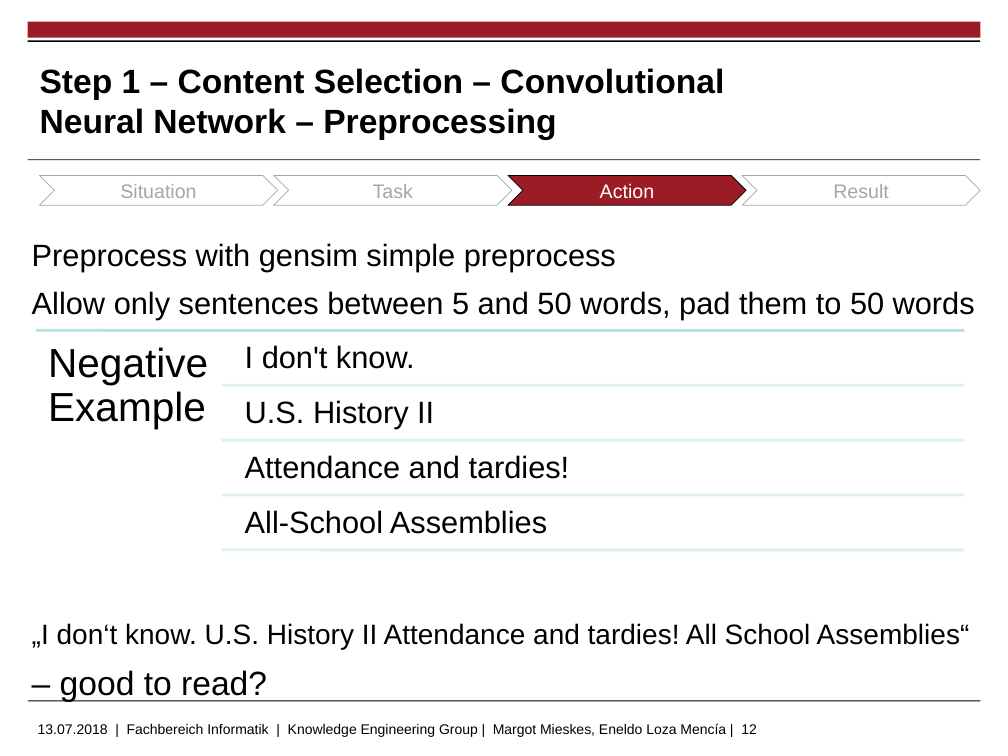
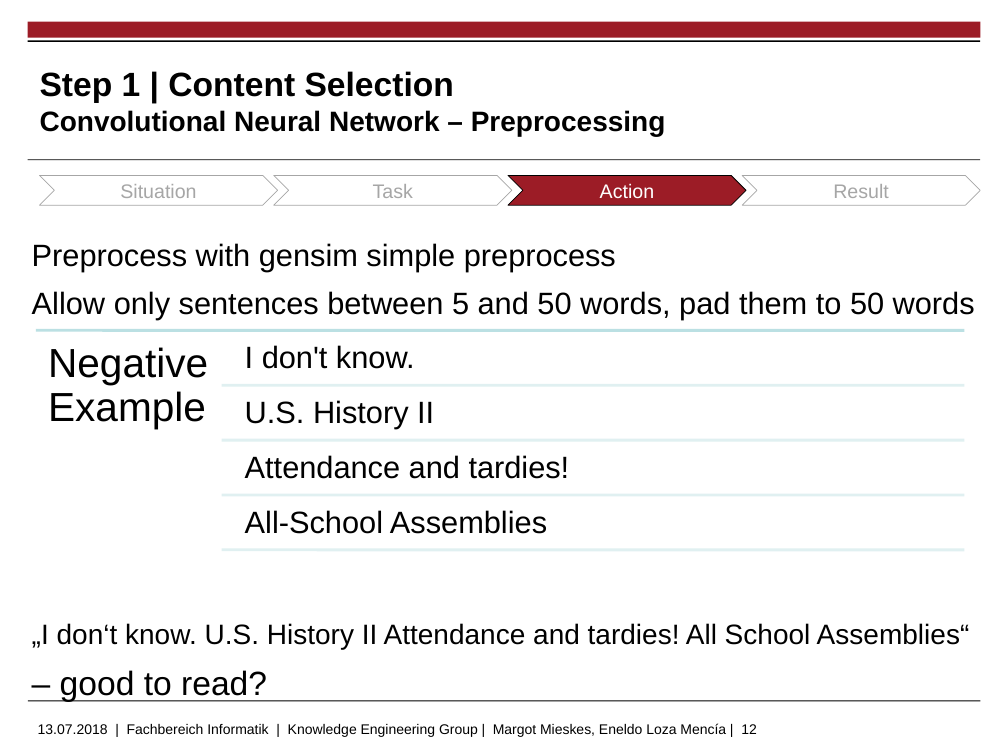
Before and after one commit to markushoehn/Auto_TextSum, a slide deck: slide 12 of presentation/20180713 Gruppe 5 - final.pptx. Drawn at 1008x756 pixels with LibreOffice and Linux fonts; fonts in the diff are those of the drawing; background and template pictures are left out. Boxes give left, top, right and bottom in pixels: in the first picture for what was removed or moved away, otherwise in the second. Text is boxed around its words. In the diff, an @@ line names an element or a change of style, - is before the commit and + after.

```diff
--- a/presentation/20180713 Gruppe 5 - final.pptx
+++ b/presentation/20180713 Gruppe 5 - final.pptx
@@ title at (x1=40, y1=71, x2=666, y2=136): text changed; size 24 to 20 pt @@
-Step 1 – Content Selection – Convolutional Neural Network – Preprocessing
+Step 1 | Content Selection
+Convolutional Neural Network – Preprocessing
```
Also in this commit, not shown: 25 other slides changed, 3 slides added, 15 other files.
